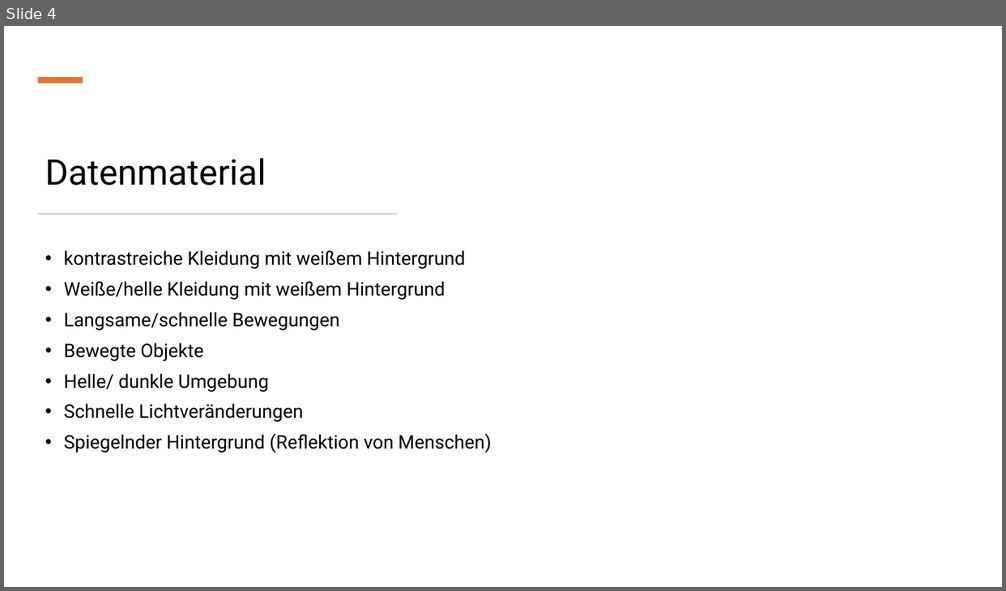
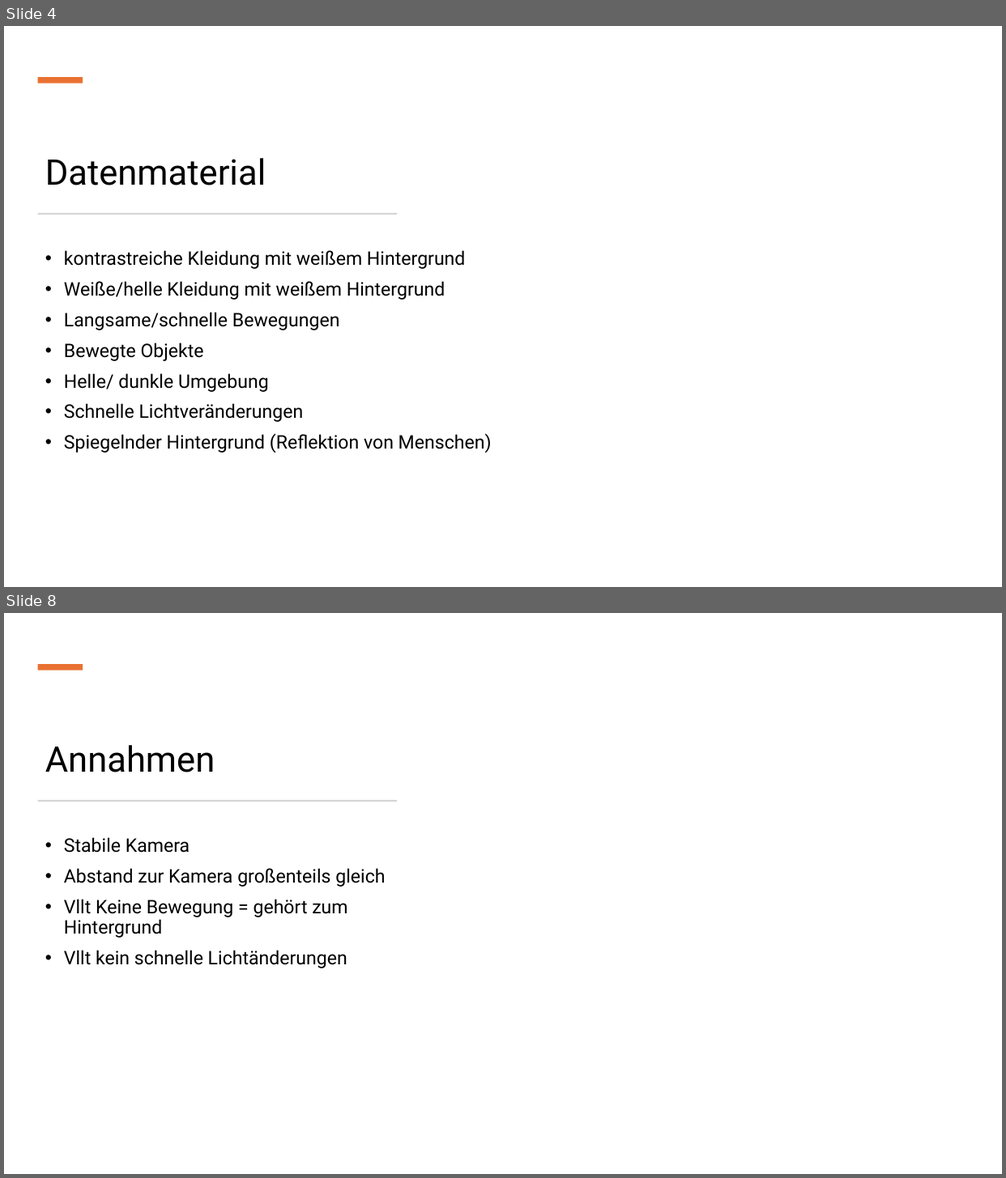
Before and after one commit to IntiGit/ComputerVisionGame, a slide deck: Präsentationen/Meilenstein_2.pptx. Shown one above the other, each under a label of ours: slide 4 before the commit, slides 4 and 8 after it; the slides between them are not shown. The pictures are 1006x591 and 1006x1178 pixels, drawn with LibreOffice and Linux fonts; fonts in the diff are those of the drawing. Boxes give left, top, right and bottom in pixels: in the first picture for what was removed or moved away, otherwise in the second. Text is boxed around its words. In the diff, an @@ line names an element or a change of style, - is before the commit and + after.

Commit message:
Präsentation um Annahmen und Diagramme ergänzt, FPS hinzugefügt, Parameter hinzugefügt

```diff
--- a/Präsentationen/Meilenstein_2.pptx
+++ b/Präsentationen/Meilenstein_2.pptx
@@ slide 8 added at <box>4,613,1002,1174</box>, background #FFFFFF @@
@@ rectangle added at <box>38,664,83,670</box>, fill #E97132 @@
@@ title added at <box>45,745,215,773</box>, 34 pt, text #000000 @@
+Annahmen
@@ rectangle added at <box>38,800,397,802</box>, fill #D5D5D5 @@
@@ text added at <box>64,837,385,969</box>, 18 pt, text #000000 @@
+• Stabile Kamera
+• Abstand zur Kamera großenteils gleich
+• Vllt Keine Bewegung = gehört zum Hintergrund
+• Vllt kein schnelle Lichtänderungen
```
Also in this commit, not shown: 7 slides changed, 2 other slides added, 2 other files.
